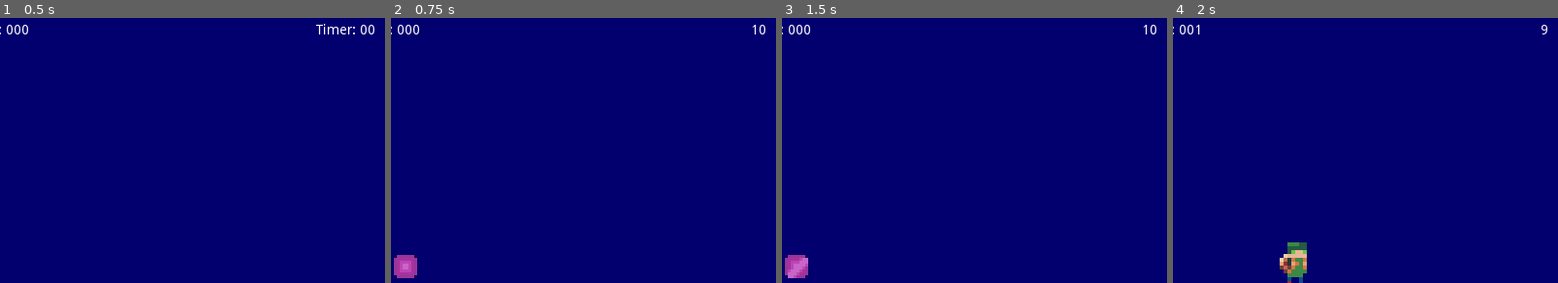
Above: before the commit, frames 1-4 (left to right).
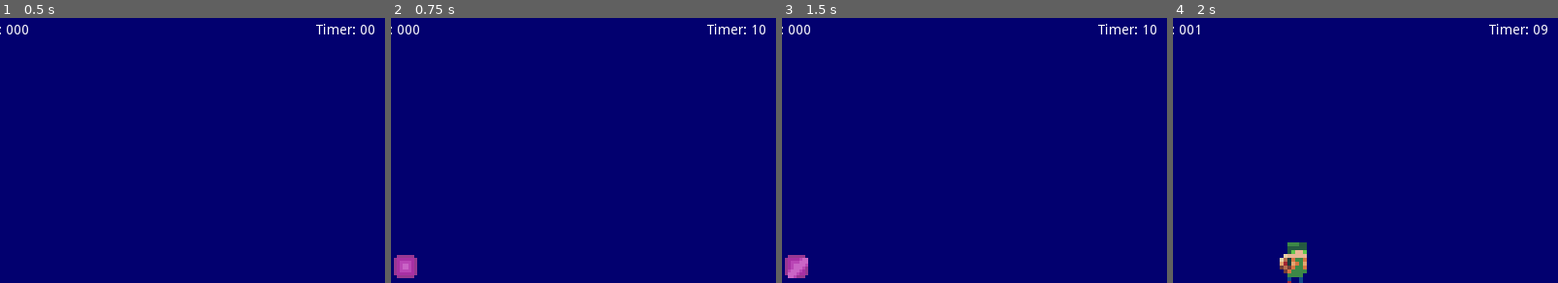
Above: after the commit, the same moments.

Repository: RaSla/Godot-LikeCoin
Game: Godot game, scene res://Main.tscn
Two runs of this game, one before a commit and one after it. Both use one fixed random seed, a clock stepped at 60 frames per second and the inputs below.
Inputs:
- Up to frame 1 (0.5 s): no input
- Up to frame 2 (0.75 s): click "NEW GAME" at 0.5 s
- Up to frame 3 (1.5 s): tap Enter at 1.25 s; hold Right (ui_right) from 1.28 s (still down)
- Up to frame 4 (2 s): keep holding Right (ui_right)
The pictures show only the part of the screen within x 50-100%, y 0-50%; the shares and areas given below are measured in that part.

Frame 1 is identical in both runs. In frame 2, 0.2% of the frame differs, in the area x 82-93%, y 2-7%; in frame 3, 0.2%; in frame 4, 0.2%, in the area x 82-96%, y 2-7%.

Commit message:
bugfix: Timer title on HUD

Diff:
--- a/HUD.gd
+++ b/HUD.gd
@@ -30,7 +30,7 @@
 		t += "0" + str(value)
 	else:
 		t += str(value)
-	$MarginContainer/TimeLabel.text = str(value)
+	$MarginContainer/TimeLabel.text = t
 
 func show_message(text):
 	$MessageLabel.text = text
